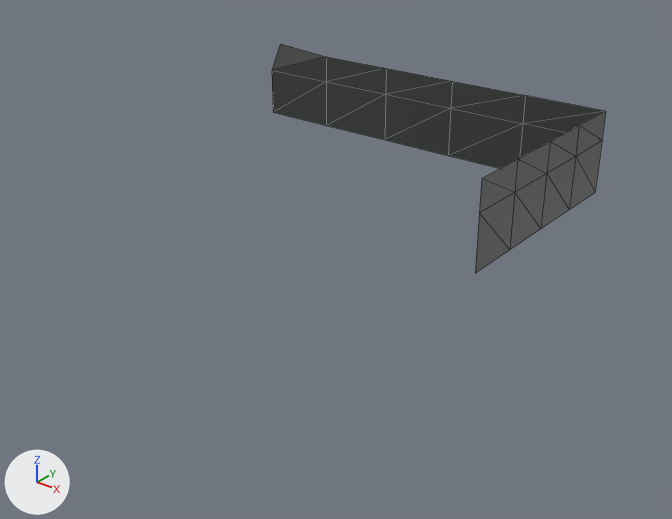
Renders of the FBX model Assets/Models/Terrain/TrickOrTreat/Crock03.fbx from each side of a commit.
The view is the same before and after, from a camera (50 mm lens) standing at (2.207, -1.552, 0.729) and looking at (0.879, 0.108, -0.3). The lights are fixed; the arrows at lower left show +X, +Y and +Z. Mesh edges are drawn as thin lines. Where no turn or scale is listed for an object, it has been applied to the vertices.
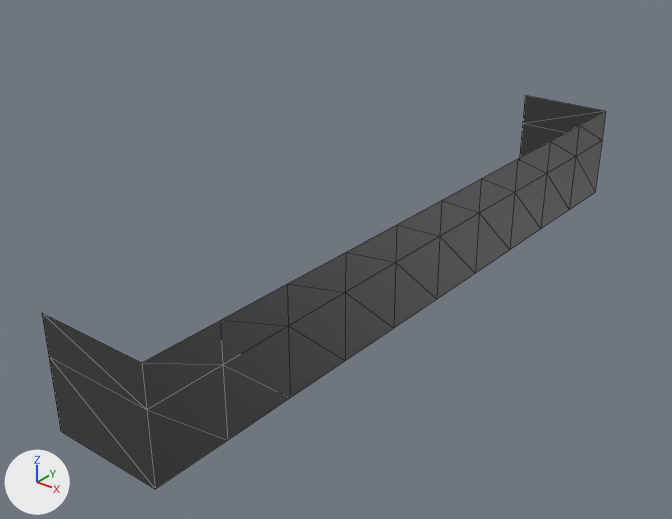
Changed parts and their boxes [x1, y1, x2, y2] in the pictures (672 x 519 px):
'polySurface12', reshaped (69% wider, 71% taller)
    before: [272, 44, 606, 273]
    after: [42, 96, 606, 489]
part 1 of me_mesh, added
    after: [42, 179, 482, 489]
part 2 of me_mesh, deleted (black)
    before: [272, 44, 525, 168]

Edits to the bpy script that builds the scene:
```text
Change me_mesh:
    used by ob_polysurface12; location = (0.0, 0.0, 0.0)
    remove me_mesh.from_pydata(...)  # 30 vertices, 36 faces; spans x 0.028..1.249, y 0.163..0.861, z -0.245..-0.009
    add me_mesh.from_pydata(...)  # 39 vertices, 48 faces; spans x 1.004..1.249, y -0.814..0.814, z -0.245..-0.009
    me_mesh part 1
    21 vertices are added at x 1.004..1.249, y -0.814..0.0, z -0.245..-0.009
    28 new faces join them
    me_mesh part 2
    12 vertices are removed from x 0.028..0.76, y 0.814..0.861, z -0.245..-0.009
    16 faces are deleted
```
